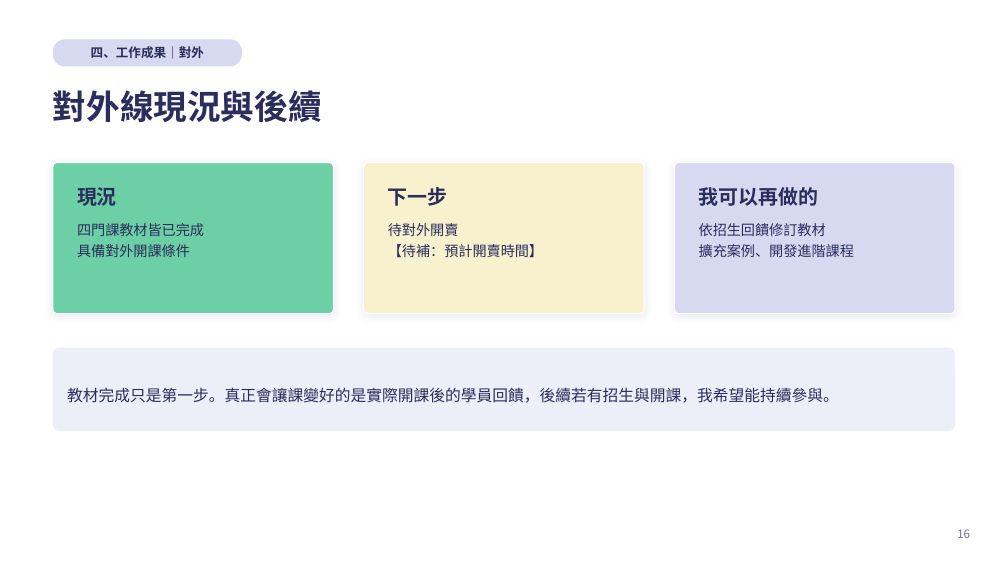
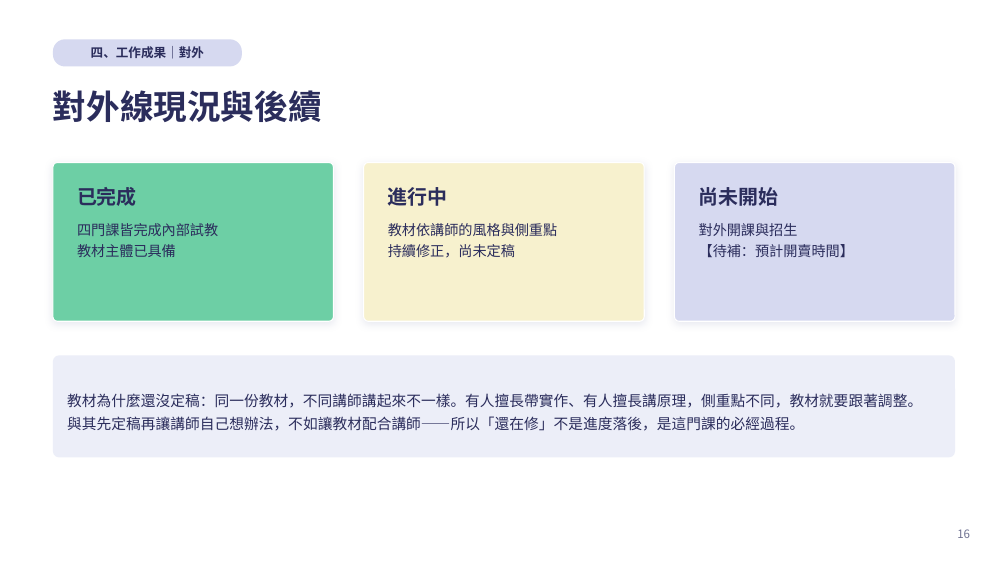
Before and after one commit to kirihuang-bit/freshman-report, a slide deck: slide 16 of 黃家朗新人報告.pptx. Drawn at 1008x567 pixels with LibreOffice and Linux fonts; fonts in the diff are those of the drawing. Boxes give left, top, right and bottom in pixels: in the first picture for what was removed or moved away, otherwise in the second. Text is boxed around its words. In the diff, an @@ line names an element or a change of style, - is before the commit and + after.

```diff
--- a/黃家朗新人報告.pptx
+++ b/黃家朗新人報告.pptx
@@ rounded rectangle: place and size @@
-rounded rectangle at [53,163,333,314]
+rounded rectangle at [53,163,333,321]
@@ rounded rectangle: place and size @@
-rounded rectangle at [364,163,644,314]
+rounded rectangle at [364,163,644,321]
@@ rounded rectangle: place and size @@
-rounded rectangle at [675,163,955,314]
+rounded rectangle at [675,163,955,321]
@@ text at [77,187,137,206]: text changed @@
-現況
+已完成
@@ text at [388,187,448,206]: text changed @@
-下一步
+進行中
@@ text at [699,187,779,206]: text changed @@
-我可以再做的
+尚未開始
@@ text at [77,223,218,257]: text changed @@
-四門課教材皆已完成
-具備對外開課條件
+四門課皆完成內部試教
+教材主體已具備
@@ text at [388,223,557,258]: text changed @@
-待對外開賣
-【待補：預計開賣時間】
+教材依講師的風格與側重點
+持續修正，尚未定稿
@@ text at [699,223,854,257]: text changed @@
-依招生回饋修訂教材
-擴充案例、開發進階課程
+對外開課與招生
+【待補：預計開賣時間】
@@ proportions changed in 4 elements at [53,163,333,321], [364,163,644,321], [675,163,955,321], [53,355,955,457] @@
@@ rounded rectangle "教材為什麼還沒定稿：同一份教材，不同講師講起來不一樣。有人擅長帶實作、有人擅長講原理，側重點不同，教材就要跟著調整。與其 ...": place and size @@
-rounded rectangle "教材為什麼還沒定稿：同一份教材，不同講師講起來不一樣。有人擅長帶實作、有人擅長講原理，側重點不同，教材就要跟著調整。與其 ..." at [53,348,955,431]
+rounded rectangle "教材為什麼還沒定稿：同一份教材，不同講師講起來不一樣。有人擅長帶實作、有人擅長講原理，側重點不同，教材就要跟著調整。與其 ..." at [53,355,955,457]
@@ text in rounded rectangle at [67,393,922,431]: text changed; size 15 to 14 pt @@
-教材完成只是第一步。真正會讓課變好的是實際開課後的學員回饋，後續若有招生與開課，我希望能持續參與。
+教材為什麼還沒定稿：同一份教材，不同講師講起來不一樣。有人擅長帶實作、有人擅長講原理，側重點不同，教材就要跟著調整。與其先定稿再讓講師自己想辦法，不如讓教材配合講師——所以「還在修」不是進度落後，是這門課的必經過程。
```
Also in this commit, not shown: 18 other slides changed, 4 slides added, 1 slide removed, 4 other files.
